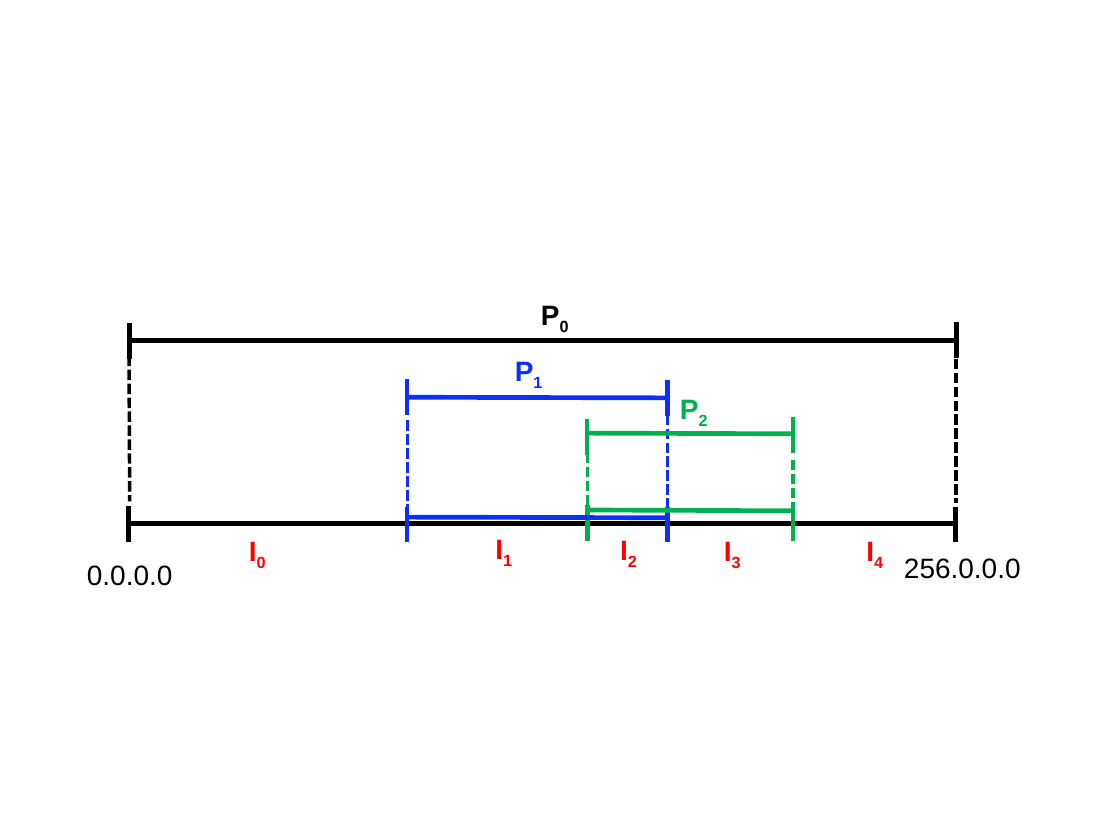
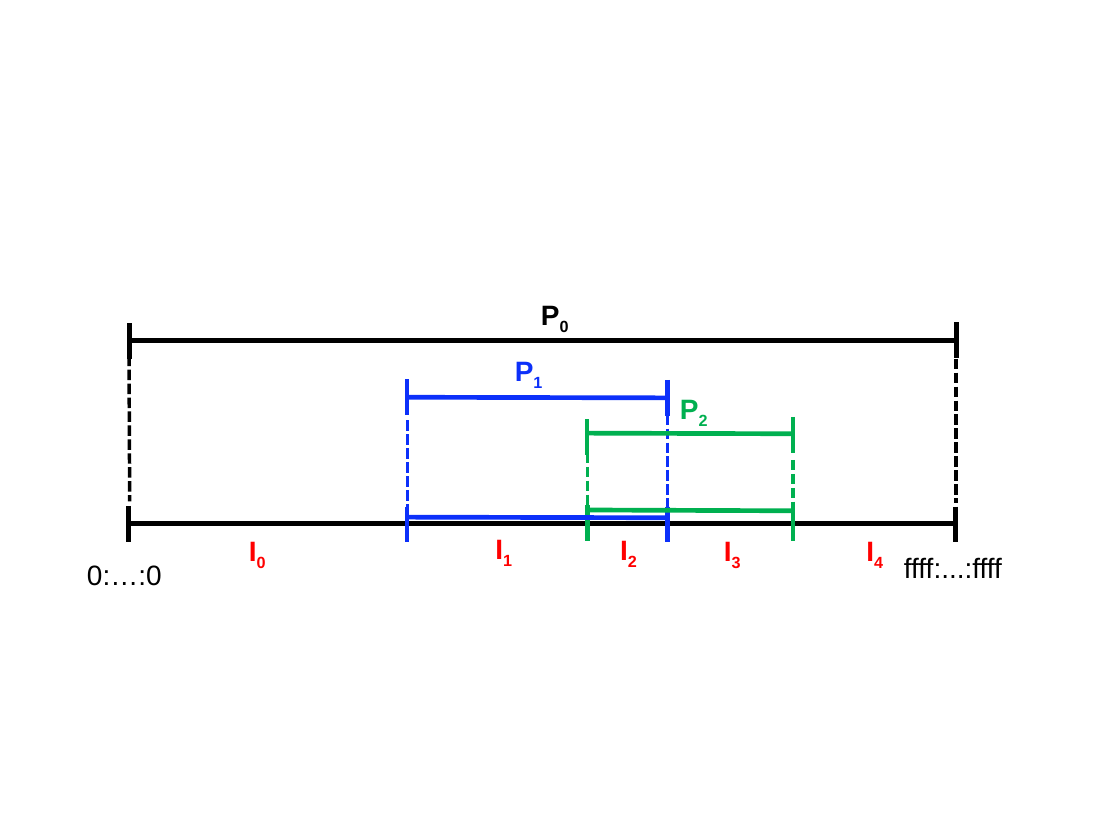
Before and after one commit to CongGroup/embark, a slide deck: slide 3 of doc/cr/fig/rangeopts.pptx. Drawn at 1120x840 pixels with LibreOffice and Linux fonts; fonts in the diff are those of the drawing. Boxes give left, top, right and bottom in pixels: in the first picture for what was removed or moved away, otherwise in the second. Text is boxed around its words. In the diff, an @@ line names an element or a change of style, - is before the commit and + after.

```diff
--- a/doc/cr/fig/rangeopts.pptx
+++ b/doc/cr/fig/rangeopts.pptx
@@ text at box(87, 565, 162, 586): text changed @@
-0.0.0.0
+0:…:0
@@ text at box(904, 557, 1002, 578): text changed @@
-256.0.0.0
+ffff:...:ffff
```
Also in this commit, not shown: 5 other files.
